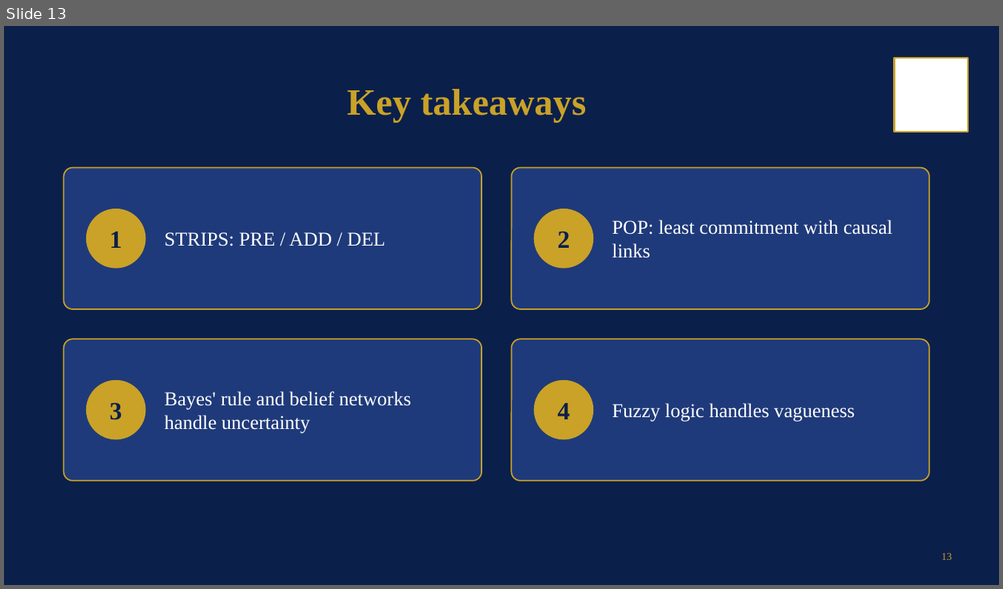
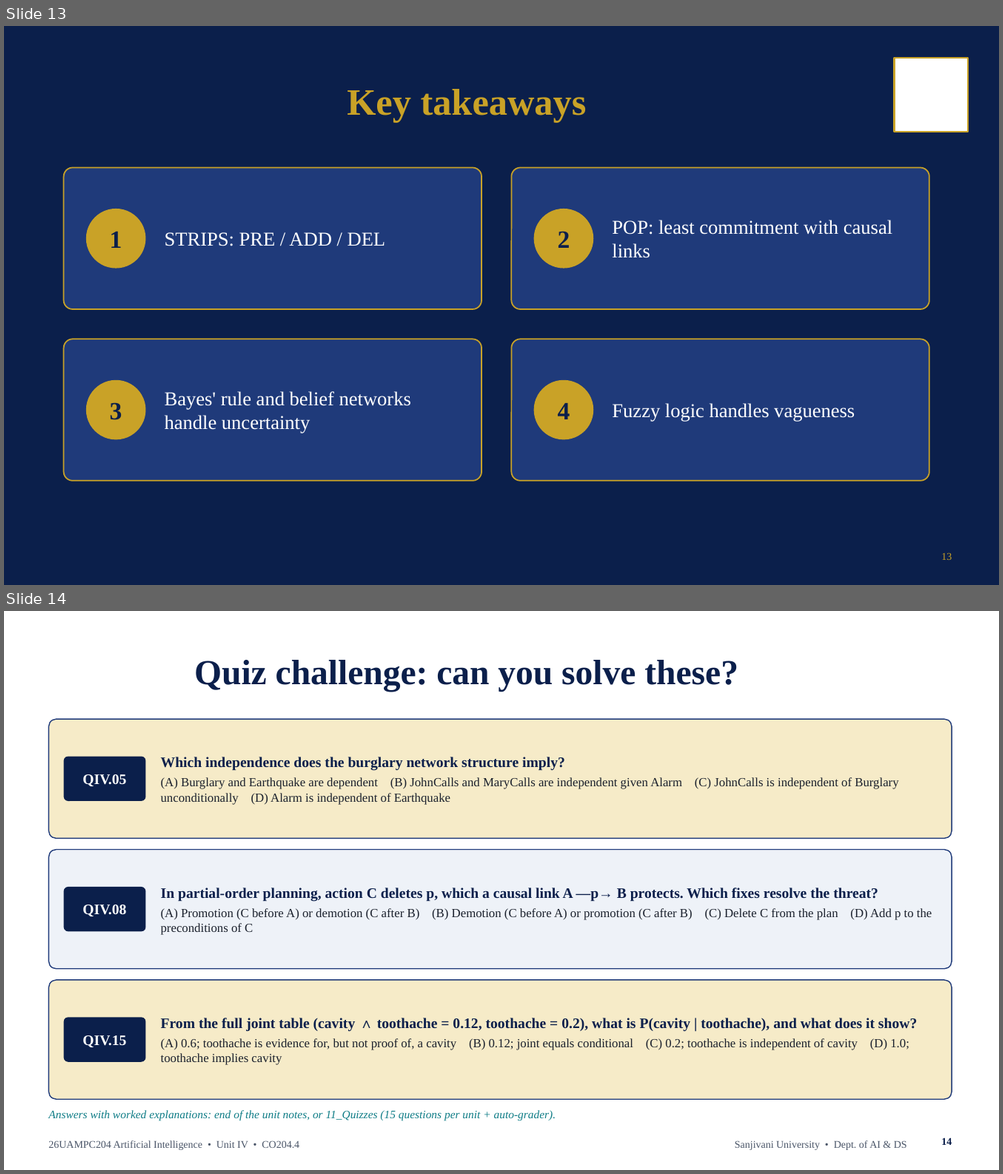
Before and after one commit to drssnaiml1-cell/26UAMPC204-Artificial-Intelligence, a slide deck: 02_PPT/Unit_4_AI_26UAMPC204.pptx. Shown one above the other, each under a label of ours: slide 13 before the commit, slides 13 and 14 after it. The pictures are 1003x589 and 1003x1174 pixels, drawn with LibreOffice and Linux fonts; fonts in the diff are those of the drawing; background and template pictures are left out. Boxes give left, top, right and bottom in pixels: in the first picture for what was removed or moved away, otherwise in the second. Text is boxed around its words. In the diff, an @@ line names an element or a change of style, - is before the commit and + after.

```diff
--- a/02_PPT/Unit_4_AI_26UAMPC204.pptx
+++ b/02_PPT/Unit_4_AI_26UAMPC204.pptx
@@ slide 14 added at box(4, 611, 999, 1170), background #FFFFFF @@
@@ title added at box(194, 660, 738, 692), 34 pt, text #0B1F4B, bold @@
+Quiz challenge: can you solve these?
@@ rounded rectangle added at box(48, 719, 951, 839), fill #F6EBC8, outline #1F3A7A 1 pt @@
@@ rounded rectangle added at box(64, 757, 146, 801), fill #0B1F4B, 14 pt, text #FFFFFF, bold @@
+QIV.05
@@ text added at box(161, 757, 898, 805), 12 pt, text #1A202C @@
+Which independence does the burglary network structure imply?
+(A) Burglary and Earthquake are dependent (B) JohnCalls and MaryCalls are independent given Alarm (C) JohnCalls is independent of Burglary unconditionally (D) Alarm is independent of Earthquake
@@ rounded rectangle added at box(48, 850, 951, 969), fill #EEF2F8, outline #1F3A7A 1 pt @@
@@ rounded rectangle added at box(64, 887, 146, 932), fill #0B1F4B, 14 pt, text #FFFFFF, bold @@
+QIV.08
@@ text added at box(161, 888, 931, 920), 12 pt, text #1A202C @@
+In partial-order planning, action C deletes p, which a causal link A —p→ B protects. Which fixes resolve the threat?
+(A) Promotion (C before A) or demotion (C after B) (B) Demotion (C before A) or promotion (C after B) (C) Delete C from the plan (D) Add p to the preconditions of C
@@ rounded rectangle added at box(48, 980, 951, 1099), fill #F6EBC8, outline #1F3A7A 1 pt @@
@@ rounded rectangle added at box(64, 1017, 146, 1062), fill #0B1F4B, 14 pt, text #FFFFFF, bold @@
+QIV.15
@@ text added at box(161, 1018, 916, 1065), 12 pt, text #1A202C @@
+From the full joint table (cavity ∧ toothache = 0.12, toothache = 0.2), what is P(cavity | toothache), and what does it show?
+(A) 0.6; toothache is evidence for, but not proof of, a cavity (B) 0.12; joint equals conditional (C) 0.2; toothache is independent of cavity (D) 1.0; toothache implies cavity
@@ text added at box(48, 1111, 556, 1122), 11 pt, text #0E7C86, italic @@
+Answers with worked explanations: end of the unit notes, or 11_Quizzes (15 questions per unit + auto-grader).
@@ text added at box(48, 1141, 299, 1150), 10 pt, text #4A5568 @@
+26UAMPC204 Artificial Intelligence • Unit IV • CO204.4
@@ text added at box(734, 1141, 907, 1150), 10 pt, text #4A5568 @@
+Sanjivani University • Dept. of AI & DS
@@ page number added at box(941, 1138, 951, 1145), 10 pt, text #0B1F4B, bold @@
+14
```
Also in this commit, not shown: 37 other files.
